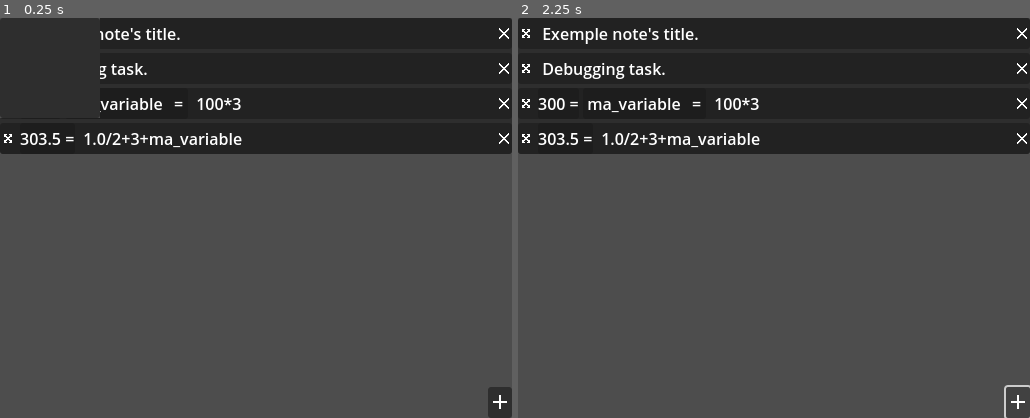
Above: before the commit, frames 1-2 (left to right).
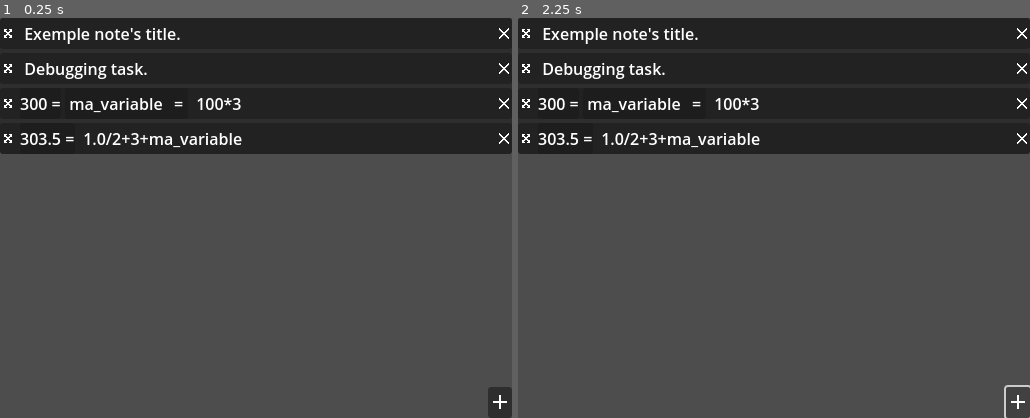
Above: after the commit, the same moments.

Repository: xorblo-doitus/Bloc-notes-plus-plus
Game: Godot game, scene res://src/app/main.tscn
Two runs of this game, one before a commit and one after it. Both use one fixed random seed, a clock stepped at 60 frames per second and the inputs below. The engine's default icon, where the game draws it, is replaced by a stand-in: a white triangle on a blue panel in a dark square.
Inputs (mouse positions are in pixels of both pictures, inside the frame that each line leads up to):
- Up to frame 1 (0.25 s): no input
- Up to frame 2 (2.25 s): click (528, 34) at 0.52 s; click (528, 34) at 1.27 s; click (1019, 402) at 2 s

The runs differ from the first frame. In frame 1, 0.7% of the frame differs, in the area x 0-20%, y 0-25%; in frame 2, nothing differs.

Commit message:
Implemented BuilderGUI basics

Diff:
--- a/project.godot
+++ b/project.godot
@@ -26,7 +26,6 @@
 Shrinker="*res://src/singletons/shrinker.gd"
 ErrorPopup="*res://src/utlity/error/error_popup.tscn"
 Init="res://src/singletons/init.gd"
-BuilderGui="*res://src/gui/user_input/note_edition/builder_gui/builder_gui.tscn"
 
 [debug]
 
--- a/src/gui/user_input/note_edition/builder_gui/builder_gui.gd
+++ b/src/gui/user_input/note_edition/builder_gui/builder_gui.gd
@@ -1,2 +1,72 @@
-class_name  BuilderGUI
-extends PopupPanel
+class_name BuilderGUI
+extends ConfirmationDialog
+
+
+signal finished()
+
+
+## A reference to the default packed scene associated with this class
+static var _default_scene: PackedScene:
+	get:
+		if _default_scene == null:
+			_default_scene = FilePathes.get_resource(&"builder_gui")
+		return _default_scene
+
+## Create a new instance by loading default scene for this class.
+static func instantiate() -> BuilderGUI:
+	return _default_scene.instantiate()
+
+
+
+static var editing: bool = false
+
+
+static func request_edition(allow_simultaneous: bool = false) -> BuilderGUI:
+	if not allow_simultaneous:
+		if editing:
+			return null
+		editing = true
+
+	var new: BuilderGUI = BuilderGUI.instantiate()
+
+	if not allow_simultaneous:
+		new.finished.connect(BuilderGUI._stop_editing, CONNECT_ONE_SHOT)
+
+	return new
+
+
+static func _stop_editing() -> void:
+
+	print("disabled")
+	editing = false
+
+
+var builder: Builder:
+	set(new):
+		builder = new
+		update()
+
+
+#func _init() -> void:
+	#transient = true
+	#exclusive = true
+
+
+func _ready() -> void:
+	var HBox: HBoxContainer = get_ok_button().get_parent()
+	HBox.move_child(get_ok_button(), 2)
+	HBox.move_child(get_cancel_button(), 1)
+
+
+#func _on_visibility_changed() -> void:
+	#if not visible:
+		#mode = Window.MODE_WINDOWED
+		#show.call_deferred()
+
+
+func update() -> void:
+	pass
+
+
+func _finish() -> void:
+	finished.emit()
--- a/src/gui/user_input/note_edition/builder_gui/builder_gui.tscn
+++ b/src/gui/user_input/note_edition/builder_gui/builder_gui.tscn
@@ -2,6 +2,14 @@
 
 [ext_resource type="Script" path="res://src/gui/user_input/note_edition/builder_gui/builder_gui.gd" id="1_3f32s"]
 
-[node name="BuilderGui" type="PopupPanel"]
+[node name="ConfirmationDialog" type="ConfirmationDialog"]
+title = "EDIT"
+initial_position = 2
 visible = true
+transient = false
+cancel_button_text = "CANCEL"
 script = ExtResource("1_3f32s")
+
+[connection signal="canceled" from="." to="." method="_finish"]
+[connection signal="confirmed" from="." to="." method="_finish"]
+[connection signal="custom_action" from="." to="." method="_finish" unbinds=1]
